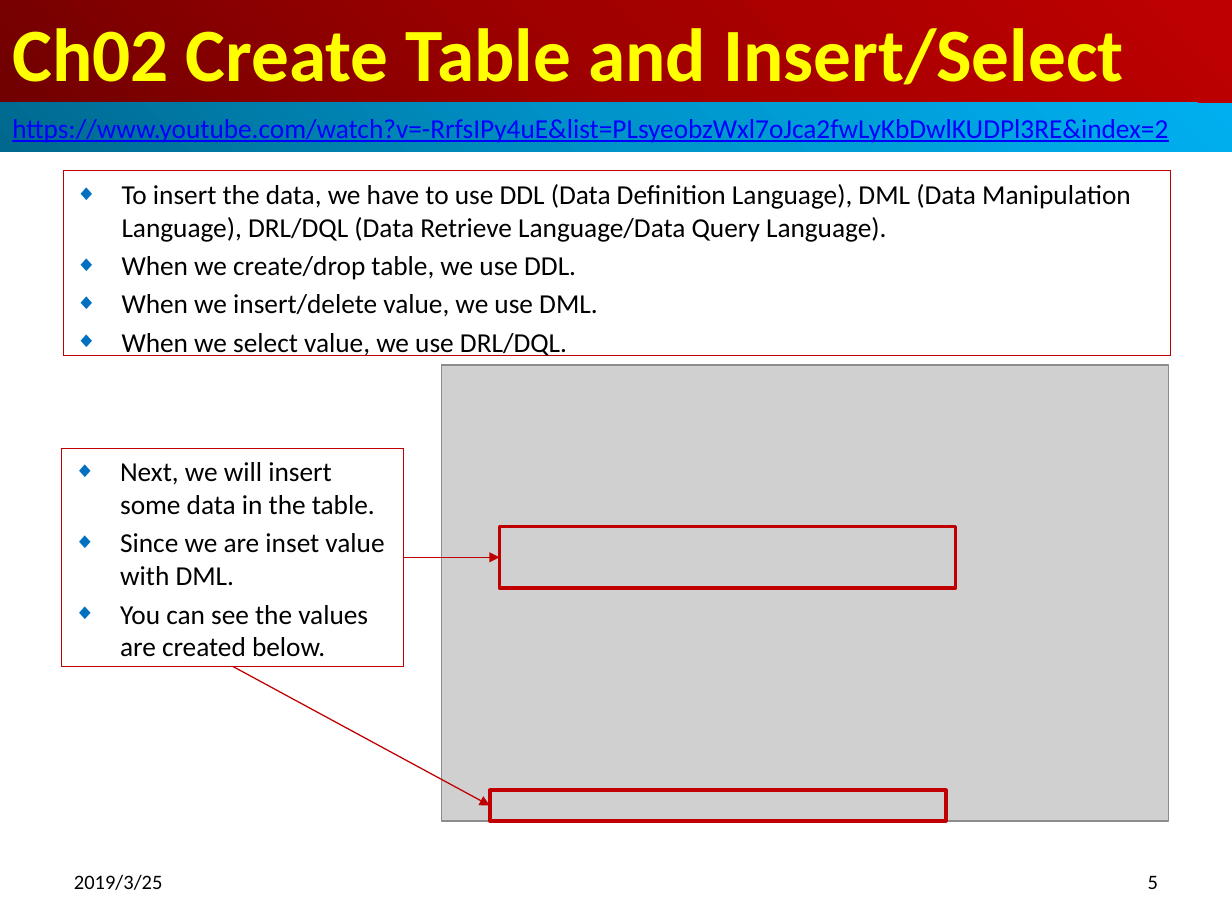
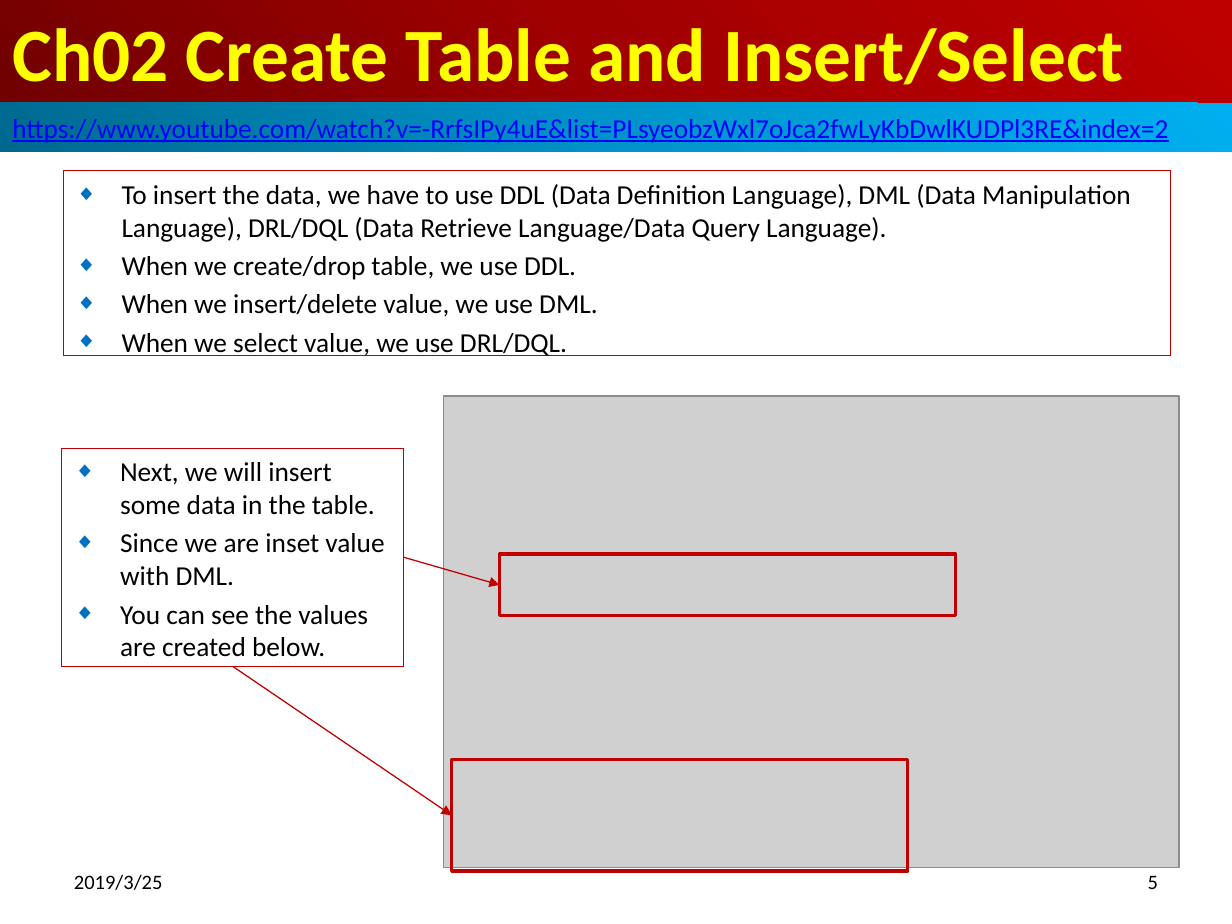
Before and after one commit to peterhchen/10-MySQL-Basic, a slide deck: slide 5 of Ch02_CreateTable_InsertSelect.pptx. Drawn at 1232x924 pixels with LibreOffice and Linux fonts; fonts in the diff are those of the drawing; grey boxes stand for pictures. Boxes give left, top, right and bottom in pixels: in the first picture for what was removed or moved away, otherwise in the second. Text is boxed around its words. In the diff, an @@ line names an element or a change of style, - is before the commit and + after.

```diff
--- a/Ch02_CreateTable_InsertSelect.pptx
+++ b/Ch02_CreateTable_InsertSelect.pptx
@@ picture: place and size @@
-picture at (441, 365, 1168, 821)
+picture at (444, 395, 1179, 867)
@@ arrow moved from (404, 557) - (500, 557) to (404, 557) - (500, 585) @@
@@ rectangle: place and size @@
-rectangle at (500, 526, 956, 588)
+rectangle at (500, 554, 956, 616)
@@ arrow moved from (233, 667) - (490, 806) to (233, 667) - (452, 816) @@
@@ rectangle: place and size @@
-rectangle at (490, 790, 946, 821)
+rectangle at (452, 759, 908, 871)
```
Also in this commit, not shown: 1 other slide changed, 7 other files.
